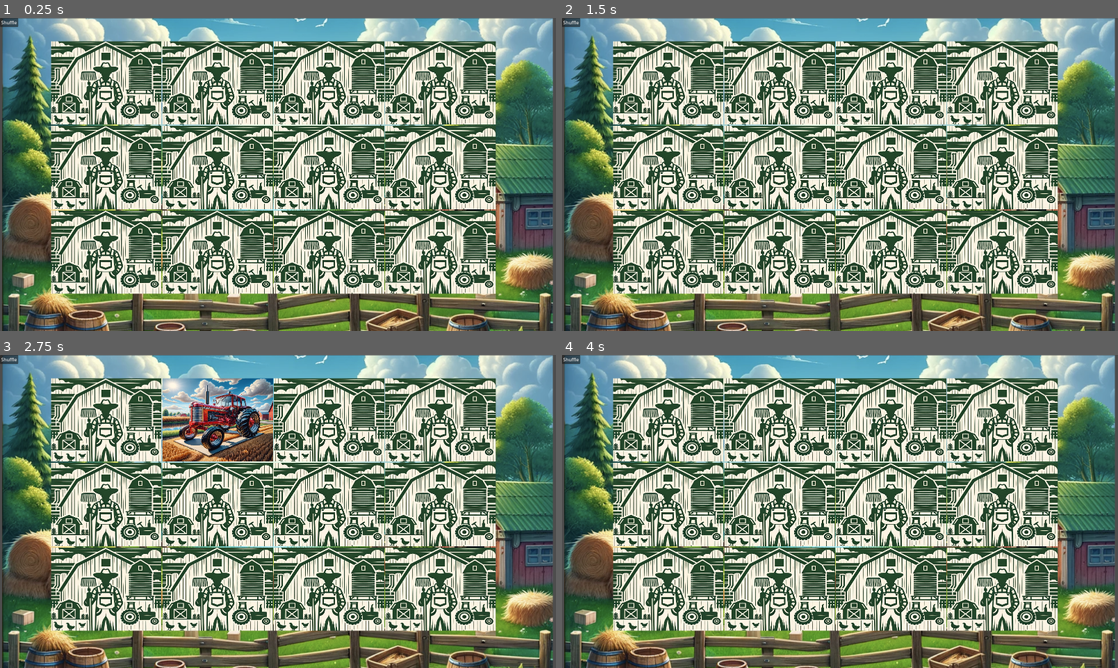
Above: before the commit, frames 1-4 (two rows, left to right).
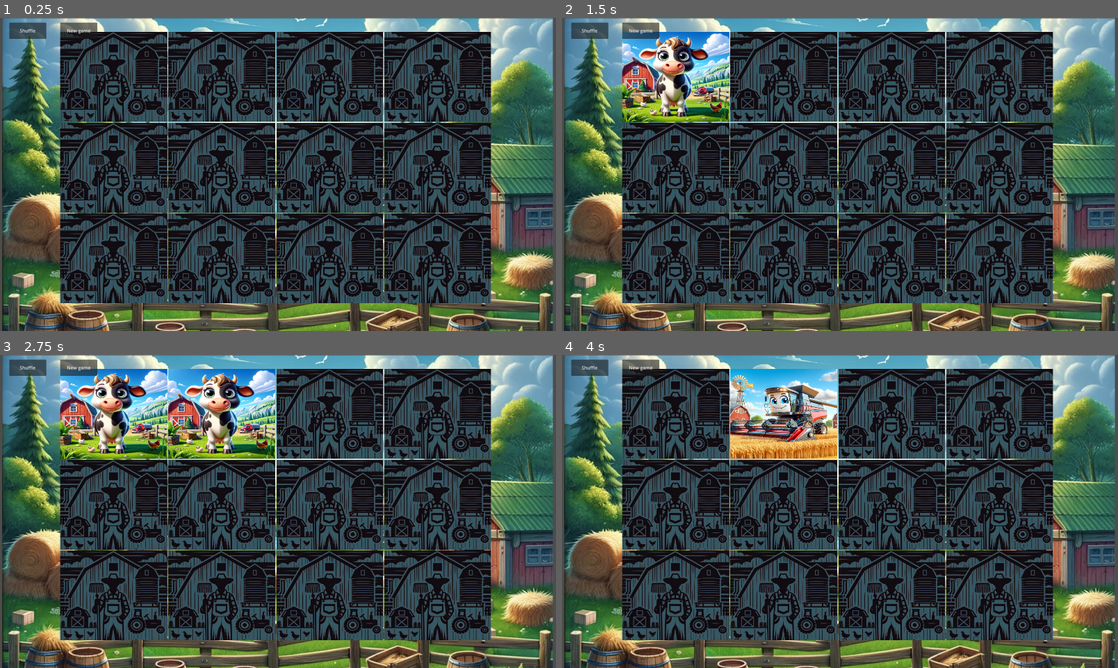
Above: after the commit, the same moments.

Repository: koenvaneijk/farmyard_flip
Game: Godot game, scene res://Board.tscn
Two runs of this game, one before a commit and one after it. Both use one fixed random seed, a clock stepped at 60 frames per second and the inputs below. This scene is started directly instead of the project's main scene.
Inputs (mouse positions are in pixels of both pictures, inside the frame that each line leads up to):
- Up to frame 1 (0.25 s): no input
- Up to frame 2 (1.5 s): click (667, 83) at 0.52 s; click (673, 77) at 1.27 s
- Up to frame 3 (2.75 s): click (216, 420) at 2.02 s
- Up to frame 4 (4 s): click "Shuffle" at 2.75 s; click (784, 414) at 3.52 s

The runs differ from the first frame. In frame 1, 68% of the frame differs, in the area x 0-90%, y 0-92%; in frame 2, 68%; in frame 3, 68%; in frame 4, 68%.

Commit message:
smol changes

Diff:
--- a/Board.tscn
+++ b/Board.tscn
@@ -1,10 +1,11 @@
-[gd_scene load_steps=6 format=3 uid="uid://dpxppnxk4grjg"]
+[gd_scene load_steps=7 format=3 uid="uid://dpxppnxk4grjg"]
 
 [ext_resource type="Texture2D" uid="uid://ploi7tcdx5mr" path="res://BoardBackground.png" id="1_ng6p3"]
 [ext_resource type="Script" path="res://Grid.gd" id="2_rv7a0"]
 [ext_resource type="AudioStream" uid="uid://chje2dkl7t7x5" path="res://Mismatch.mp3" id="3_kblih"]
 [ext_resource type="AudioStream" uid="uid://cbmaogiejpcp4" path="res://Match.wav" id="4_awtjo"]
 [ext_resource type="AudioStream" uid="uid://d2bche3h61l7m" path="res://TitleScreenMusic.ogg" id="4_ed3gc"]
+[ext_resource type="AudioStream" uid="uid://c178fq858ga3f" path="res://Cheer.wav" id="5_4j1na"]
 
 [node name="Board" type="Node2D"]
 
@@ -13,30 +14,43 @@
 scale = Vector2(1.18517, 1.18517)
 texture = ExtResource("1_ng6p3")
 
-[node name="Grid" type="GridContainer" parent="."]
+[node name="MemoryGrid" type="GridContainer" parent="."]
 clip_contents = true
 custom_minimum_size = Vector2(256, 256)
-offset_left = 176.0
-offset_top = 80.0
-offset_right = 1712.0
-offset_bottom = 952.0
+offset_left = 208.0
+offset_top = 48.0
+offset_right = 1696.0
+offset_bottom = 984.0
 columns = 4
 script = ExtResource("2_rv7a0")
 
-[node name="MismatchSound" type="AudioStreamPlayer2D" parent="Grid"]
+[node name="MismatchSound" type="AudioStreamPlayer2D" parent="MemoryGrid"]
 stream = ExtResource("3_kblih")
 
-[node name="MatchSound" type="AudioStreamPlayer2D" parent="Grid"]
+[node name="MatchSound" type="AudioStreamPlayer2D" parent="MemoryGrid"]
 stream = ExtResource("4_awtjo")
+
+[node name="CheerSound" type="AudioStreamPlayer2D" parent="MemoryGrid"]
+stream = ExtResource("5_4j1na")
 
 [node name="MusicPlayer" type="AudioStreamPlayer2D" parent="."]
 stream = ExtResource("4_ed3gc")
-volume_db = -11.712
+volume_db = -17.802
 autoplay = true
 
 [node name="Button" type="Button" parent="."]
-offset_right = 8.0
-offset_bottom = 8.0
+offset_left = 32.0
+offset_top = 16.0
+offset_right = 160.0
+offset_bottom = 72.0
 text = "Shuffle"
 
-[connection signal="pressed" from="Button" to="Grid" method="_on_button_pressed"]
+[node name="Button2" type="Button" parent="."]
+offset_left = 208.0
+offset_top = 16.0
+offset_right = 336.0
+offset_bottom = 72.0
+text = "New game"
+
+[connection signal="pressed" from="Button" to="MemoryGrid" method="_on_button_pressed"]
+[connection signal="pressed" from="Button2" to="MemoryGrid" method="_on_button_2_pressed"]
--- a/Card.gd
+++ b/Card.gd
@@ -1,3 +1,4 @@
+class_name Card
 extends TextureButton
 
 @export var value = 0
@@ -6,11 +7,9 @@
 var is_matched = false
 
 var front_texture
-
 var back_texture = preload("res://Back.png")
 
 signal flipped(card)
-signal unflipped(card)
 
 func _ready():
 	front_texture = texture_normal
@@ -20,26 +19,22 @@
 	is_flipped = false
 	is_matched = false
 	texture_normal = back_texture
+	disabled = false
 
 func flip():
-	if !is_flipped:
-		print("Flipped!")
-		texture_normal = front_texture
-		emit_signal("flipped", self)
-	else:
-		print("unflipped!")
-		texture_normal = back_texture
-		emit_signal("unflipped", self)
-
-	is_flipped = !is_flipped
-
+	is_flipped = true
+	texture_normal = front_texture
+	emit_signal("flipped", self)
 	$FlipSound.play()
-
 
 func matched():
 	is_matched = true
 	disabled = true
 
+func mismatched():
+	await get_tree().create_timer(2.0).timeout # waits for 2 seconds
+	reset()
 
 func _on_pressed():
-	flip()
+	if !is_matched and !is_flipped and get_parent().enabled:
+		flip()
--- a/Grid.gd
+++ b/Grid.gd
@@ -3,106 +3,115 @@
 var matched_cards = []
 var flipped_cards = []
 
+var enabled = true
+
 @export var width = 4
 @export var height = 3
 
-func shuffle():
+func shuffle_cards():
+	# Shuffle the cards
 	var children = get_children()
 	var children_list = children.duplicate()
+
 	children_list.shuffle()
+
 	for child in children:
 		remove_child(child)
+
 	for child in children_list:
 		add_child(child)
 
 	for child in get_children():
-		if child is TextureButton:
+		if child is Card:
 			child.reset()
 
+func new_game():
+	for child in get_children():
+		if child is Card:
+			child.free()
 
-func disable():
-	for child in get_children():
-		if child is TextureButton:
-			child.disabled = true
+	create_cards()
+	shuffle_cards()
 
-func enable():
-	for child in get_children():
-		if child is TextureButton:
-			child.disabled = false
+func handle_card_match(card1, card2):
+	$MatchSound.play()
+
+	card1.matched()
+	card2.matched()
+
+	matched_cards.append(card1)
+	matched_cards.append(card2)
+
+	flipped_cards.clear()
 
 
+func handle_card_mismatch(card1, card2):
+	$MismatchSound.play()
+
+	card1.mismatched()
+	card2.mismatched()
+
+	flipped_cards.clear()
+
+func create_cards():
+	var dir = DirAccess.open("res://Cards/")
+
+	dir.list_dir_begin()
+	var files = []
+	while true:
+		var file = dir.get_next()
+		if file == "":
+			break
+		elif file.ends_with(".webp"):
+			files.append(file)
+	dir.list_dir_end()
+
+	for i in range(files.size() - 1, 0, -1):
+		var j = randi() % (i + 1)
+		var temp = files[i]
+		files[i] = files[j]
+		files[j] = temp
+
+	var CardScene = preload("res://Card.tscn")
+	for i in range(width * height / 2):
+		for _j in range(2): # Two cards for each pair
+			var card = CardScene.instantiate()
+			card.texture_normal = load("res://Cards/" + files[i])
+			card.value = i
+			add_child(card)
+			card.connect("flipped", _on_card_flipped)
+
 func _on_card_flipped(card):
-	print("Added!")
+	# Add flipped card to stack
 	flipped_cards.append(card)
 
-	# Check if there are two cards flipped.
+	# 2 cards flipped
 	if flipped_cards.size() >= 2:
-		disable()
+		enabled = false
 
-		# Check if the two cards match.
+		# Match
 		if flipped_cards[0].value == flipped_cards[1].value:
-			print("match!")
-			# Handle the match - keep them face up, disable them, or remove them.
-			#handle_match(flipped_cards[0], flipped_cards[1])
-			flipped_cards[0].matched()
-			flipped_cards[1].matched()
+			handle_card_match(flipped_cards[0], flipped_cards[1])
+			enabled = true
 
-			flipped_cards.clear()
-			$MatchSound.play()
+		# Mismatch
 		else:
-			# If they don't match, flip them back after a delay.
-			print("no match!")
-			$MismatchSound.play()
+			handle_card_mismatch(flipped_cards[0], flipped_cards[1])
+			await get_tree().create_timer(2.0).timeout # waits for 2 seconds
+			enabled = true
 
-			await get_tree().create_timer(2.0).timeout # waits for 2 seconds
+		# Game completed
+		if len(matched_cards) >= (width * height):
+			$CheerSound.play()
 
-			flipped_cards[0].flip()
-			flipped_cards[1].flip()
-
-			#delay_flip(flipped_cards[0], flipped_cards[1])
-			flipped_cards.clear()
-
-		enable()
-
-
-
-
-
-# This assumes you have a method in the Card script to get the value for comparison.
-func handle_match(card1, card2):
-	print("match!")
-
-# Use a timer to delay the flip back action.
-func delay_flip(card1, card2):
-	# Disable further input here if necessary.
-	var timer = Timer.new()
-	timer.wait_time = 1 # 1 second delay
-	timer.one_shot = true
-	add_child(timer)
-	timer.start()
-	await(timer)
-	card1.flip_back()
-	card2.flip_back()
+		return
 
 
 func _ready():
-	connect("flipped", _on_card_flipped)
-
-	for i in range((width*height/2)):
-		print(i)
-		var CardScene = load("res://Card.tscn")
-		var card1 = CardScene.instantiate()
-		card1.texture_normal = load("res://Cards/"+str(i)+".webp")
-		card1.value = i
-		add_child(card1)
-		card1.connect("flipped", _on_card_flipped)
-		var card2 = CardScene.instantiate()
-		card2.texture_normal = load("res://Cards/"+str(i)+".webp")
-		card2.value = i
-		add_child(card2)
-		card2.connect("flipped", _on_card_flipped)
-
-	shuffle()
+	new_game()
 
 func _on_button_pressed():
-	shuffle()
+	shuffle_cards()
+
+func _on_button_2_pressed():
+	new_game()
--- a/TitleScreen.tscn
+++ b/TitleScreen.tscn
@@ -38,13 +38,11 @@
 
 [node name="PlayButton" type="Button" parent="."]
 modulate = Color(1, 1, 1, 0)
-offset_left = 864.0
-offset_top = 792.0
-offset_right = 1088.0
-offset_bottom = 1016.0
+offset_right = 1936.0
+offset_bottom = 1104.0
 
 [node name="Play" type="Sprite2D" parent="."]
-position = Vector2(1696, 888)
+position = Vector2(1032, 856)
 scale = Vector2(0.261719, 0.261719)
 texture = ExtResource("2_00cnn")
 
--- /dev/null
+++ b/undo-alt-solid.svg
@@ -0,0 +1 @@
+<svg xmlns="http://www.w3.org/2000/svg" viewBox="0 0 32 32"><path d="M 16 3 C 12 3 8.4 4.7992187 6 7.6992188 L 6 4 L 4 4 L 4 12 L 12 12 L 12 10 L 6.8007812 10 C 8.8007812 7 12.1 5 16 5 C 22.1 5 27 9.9 27 16 C 27 22.1 22.1 27 16 27 C 9.9 27 5 22.1 5 16 L 3 16 C 3 23.2 8.8 29 16 29 C 23.2 29 29 23.2 29 16 C 29 8.8 23.2 3 16 3 z"/></svg>
Binary file changed: Back.png
Binary file added: Cards/10.webp
Not shown, added: Cards/10.webp.import
Binary file added: Cards/6.webp
Not shown, added: Cards/6.webp.import
Binary file added: Cards/7.webp
Not shown, added: Cards/7.webp.import
Binary file added: Cards/8.webp
Not shown, added: Cards/8.webp.import
Binary file added: Cards/9.webp
Not shown, added: Cards/9.webp.import
Not shown, added: Cheer.wav.import
(and 4 more such lines)
